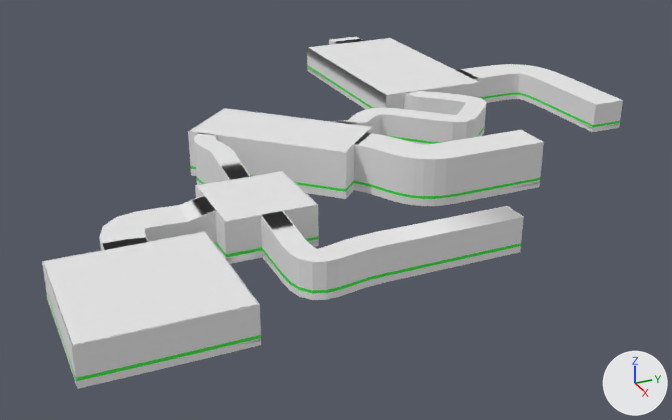
Two versions of the FBX model Assets/Models/env/Level/NewLevel.fbx, one commit apart.
The view is the same before and after, from a camera (50 mm lens) standing at (9.45, -1.87, 5.67) and looking at (-3.65, 4.03, -0.88). Every picture has the same lights, and +X, +Y and +Z are marked at lower right. Vertices at the same position are counted once.
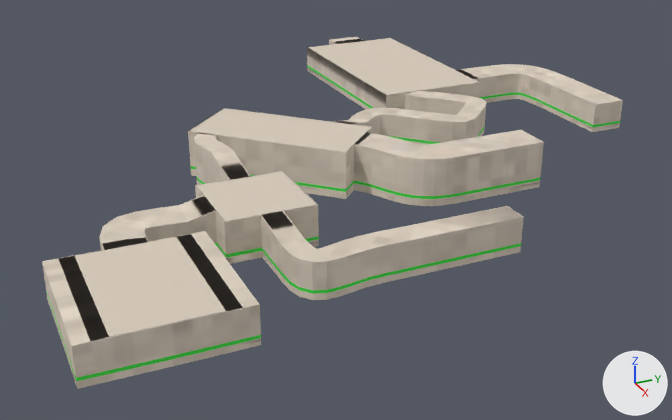
What changed in the scene script:
```text
Add img_macro_flour_diff_1k_jpg:
    img_macro_flour_diff_1k_jpg = load_image('macro_flour_diff_1k.jpg', '../../../Textures/Buildings/Walls/Flour/macro_flour_diff_1k.jpg', 1024, 1024, 'sRGB')
Add mat_wall:
    mat_wall = principled_material('Wall')
    mat_wall.texture = img_macro_flour_diff_1k_jpg
    mat_wall.roughness = 1.0
Add mat_surgerypath:
    mat_surgerypath = principled_material('SurgeryPath')
    mat_surgerypath.base_color = (0.8, 0.8, 0.8)  # white #e7e7e7
Change me_cube:
    used by ob_cube; location = (0.0, 0.0, 0.0)
    remove me_cube.from_pydata(...)  # 3272 vertices, 3752 faces; spans x -9.36..1.02, y -1.01..9.49, z -0.04..0.71
    add me_cube.from_pydata(...)  # 3301 vertices, 3785 faces; spans x -9.36..1.02, y -1.01..9.49, z -0.04..0.71
    me_cube part 1
    4 vertices are removed from x -1.0..1.0, y -1.0..1.0, z 0.06
    29 faces are deleted
    6 vertices in x -1.0..1.0, y -1.0, z 0.11..0.49 move by (0.0, 0.37, 0.0)
    6 vertices in x -1.0..1.0, y 1.0, z 0.11..0.49 move by (0.0, -0.37, 0.0)
    9 vertices are added at x -1.0..1.0, y -0.17..0.63, z 0.04..0.06
    10 new vertices lie (0.0, -0.37, 0.0) away from vertices in x -1.0..1.0, y -0.26..1.0, z -0.04..0.06
    14 new vertices lie (-0.17, 0.0, 0.0) away from vertices in x 1.0, y -1.0..1.0, z -0.04..0.04
    37 new faces join them, mat_floor (picture img_interior_tiles_diff_1k_jpg)
    12 new faces join them, mat_wall (picture img_macro_flour_diff_1k_jpg)
    6 new faces join them, mat_strip (green #43e746)
    5 new faces join them, mat_path (green #9ce78b)
    2 new faces join them, mat_surgerypath (white #e7e7e7)
    me_cube part 2: 3718 kept faces spanning x -9.36..1.02, y -1.01..9.49, z -0.04..0.71 get new texture (UV) coordinates
    me_cube part 3: 2280 faces spanning x -9.36..1.02, y -1.01..9.49, z -0.04..0.71 switch from mat_material (white #e7e7e7) to mat_wall (picture img_macro_flour_diff_1k_jpg)
    add me_cube.materials.append(mat_surgerypath)  # white #e7e7e7
```

Boxes [x1, y1, x2, y2] around the edits, measured in the pictures (672 x 420 px):
part 1 of me_cube, built on: [42, 231, 259, 346] in both
part 2 of me_cube, surface changed: [46, 65, 620, 382] in both
part 3 of me_cube, recoloured: [42, 37, 623, 389] in both
